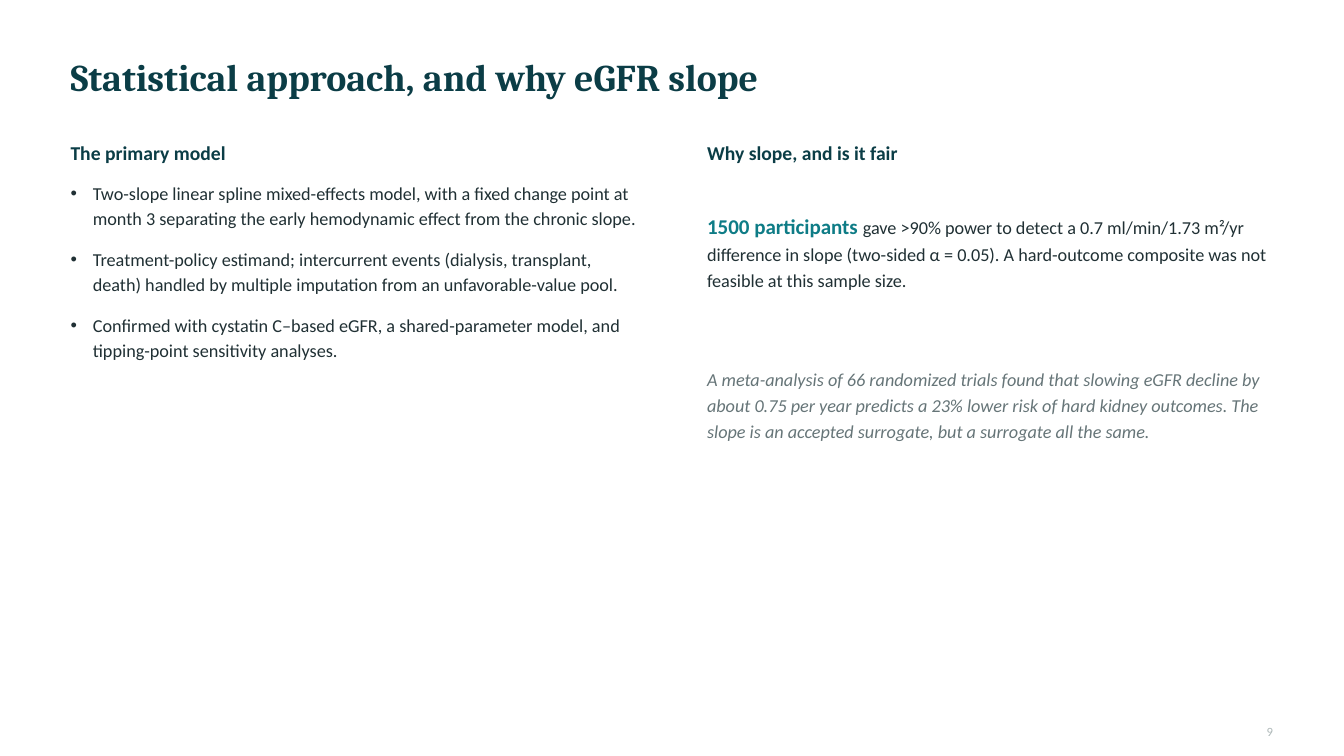
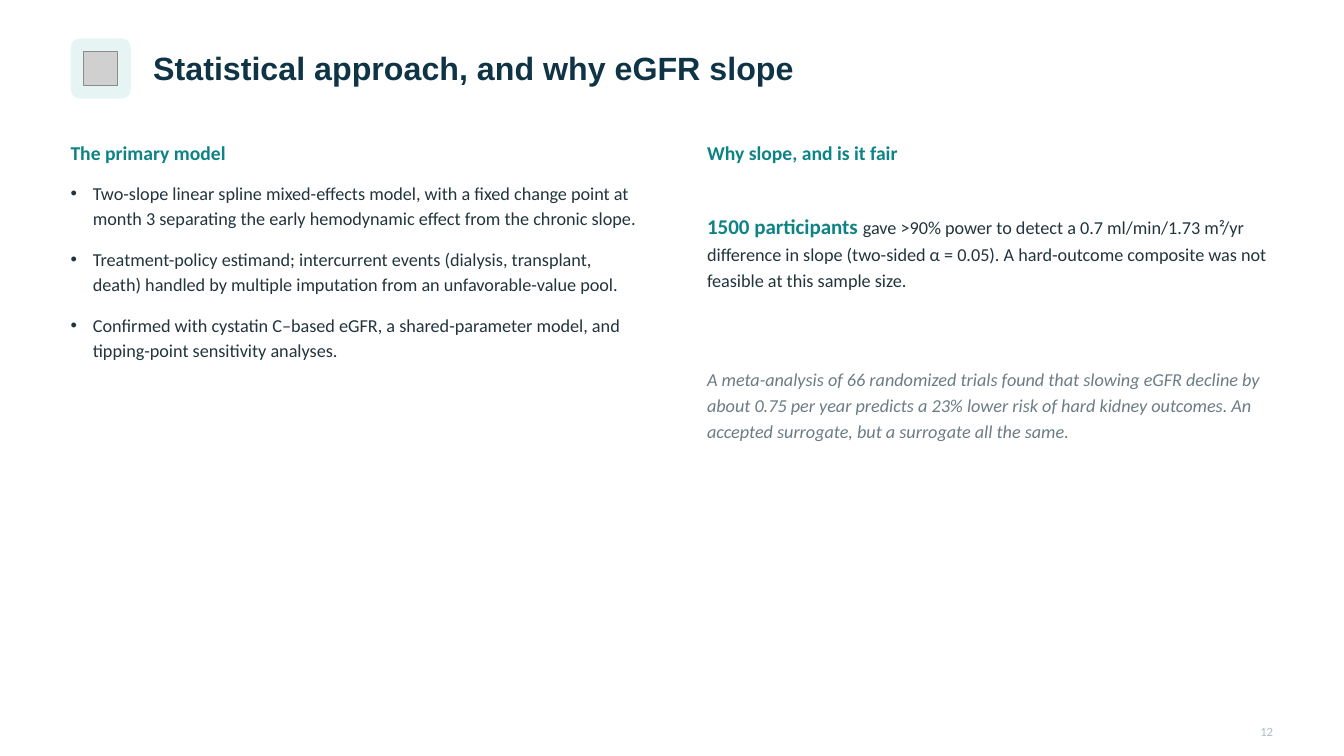
Before and after one commit to azbargarawan-sudo/clickwriting-landing, a slide deck: slide 12 of FIND-CKD.pptx (slide 9 before the commit). Drawn at 1344x756 pixels with LibreOffice and Linux fonts; fonts in the diff are those of the drawing; grey boxes stand for pictures. Boxes give left, top, right and bottom in pixels: in the first picture for what was removed or moved away, otherwise in the second. Text is boxed around its words. In the diff, an @@ line names an element or a change of style, - is before the commit and + after.

```diff
--- a/FIND-CKD.pptx
+++ b/FIND-CKD.pptx
@@ rounded rectangle added at [71, 38, 131, 99], fill #E7F4F4 @@
@@ picture added at [84, 51, 118, 86] @@
@@ text "Statistical approach, and why eGFR ...": place and size @@
-text "Statistical approach, and why eGFR ..." at [71, 64, 758, 100]
+text "Statistical approach, and why eGFR ..." at [153, 56, 793, 86]
@@ text "Statistical approach, and why eGFR ..." at [153, 56, 793, 86]: size 27 to 23 pt, font Cambria to Arial, text colour #0B3D46 to #0F3446 @@
@@ text "The primary model" at [71, 146, 226, 163]: text colour #0B3D46 to #0E8385 @@
@@ text "Why slope, and is it ..." at [707, 146, 897, 163]: text colour #0B3D46 to #0E8385 @@
@@ text at [707, 373, 1259, 441]: text changed; text colour #667578 to #6C7C84 @@
-A meta-analysis of 66 randomized trials found that slowing eGFR decline by about 0.75 per year predicts a 23% lower risk of hard kidney outcomes. The slope is an accepted surrogate, but a surrogate all the same.
+A meta-analysis of 66 randomized trials found that slowing eGFR decline by about 0.75 per year predicts a 23% lower risk of hard kidney outcomes. An accepted surrogate, but a surrogate all the same.
@@ text at [1260, 728, 1273, 736]: text changed; text colour #AEB8B8 to #AEBEBE @@
-9
+12
```
Also in this commit, not shown: 16 other slides changed, 11 slides added.
